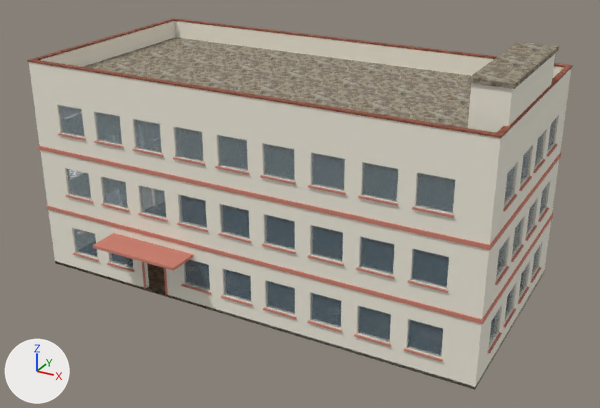
One commit to the glTF model public/fps/br/models/ew-control-house.works-v1.lod1.glb: the scene before it, then after it.
Rendered twice from a 50 mm lens placed at (19.6, -35.4, 21.5), pointed at (0.9, -1.3, 4.5). Every picture has the same lights, and +X, +Y and +Z are marked at lower left. The older version comes first. Where no turn or scale is listed for an object, it has been applied to the vertices. Vertices at exactly the same position are counted once.

Objects in the first picture: 'ew-control-house'.
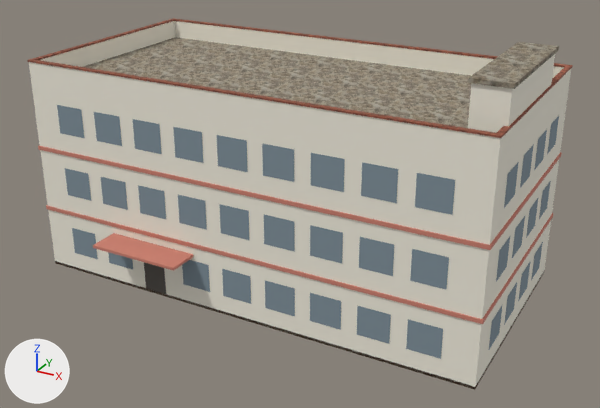
Where the newer file only moved an object's origin or applied its transform, the numbers keep the older frame.

What differs and where, as boxes (x1, y1, x2, y2) in the pictures (600 x 408 px):
part 1 of me_ew_control_house, deleted: before (58, 112, 557, 362)
part 2 of me_ew_control_house, built on: before (31, 37, 568, 390)

The change, as a diff of the scene's bpy script:
```diff
--- a/public/fps/br/models/ew-control-house.works-v1.lod1.glb.py
+++ b/public/fps/br/models/ew-control-house.works-v1.lod1.glb.py
@@ me_ew_control_house @@
 # used by ob_ew_control_house; location = (0.0, -0.75, 6.57)
-me_ew_control_house.from_pydata(...)  # 2454 vertices, 4862 faces; spans x -12.1..12.1, y -6.9..6.9, z -6.6..6.6
+me_ew_control_house.from_pydata(...)  # 514 vertices, 600 faces; spans x -12.1..12.1, y -6.9..6.8, z -6.6..6.6
+# me_ew_control_house part 1: 146 loose pieces with 1168 vertices, spanning x -12.1..12.1, y -5.4..6.9, z -5.6..2.8, are deleted
+# me_ew_control_house part 2: 773 vertices removed from x -12.1..12.0, y -5.3..6.8, z -6.6..3.8; 1 vertex added at x 10.5, y 2.6, z 3.8
 me_ew_control_house.materials.append(mat_ew_control_house_concrete)
-me_ew_control_house.materials.append(mat_ew_control_house_glass)
 me_ew_control_house.materials.append(mat_ew_control_house_paint)
```
